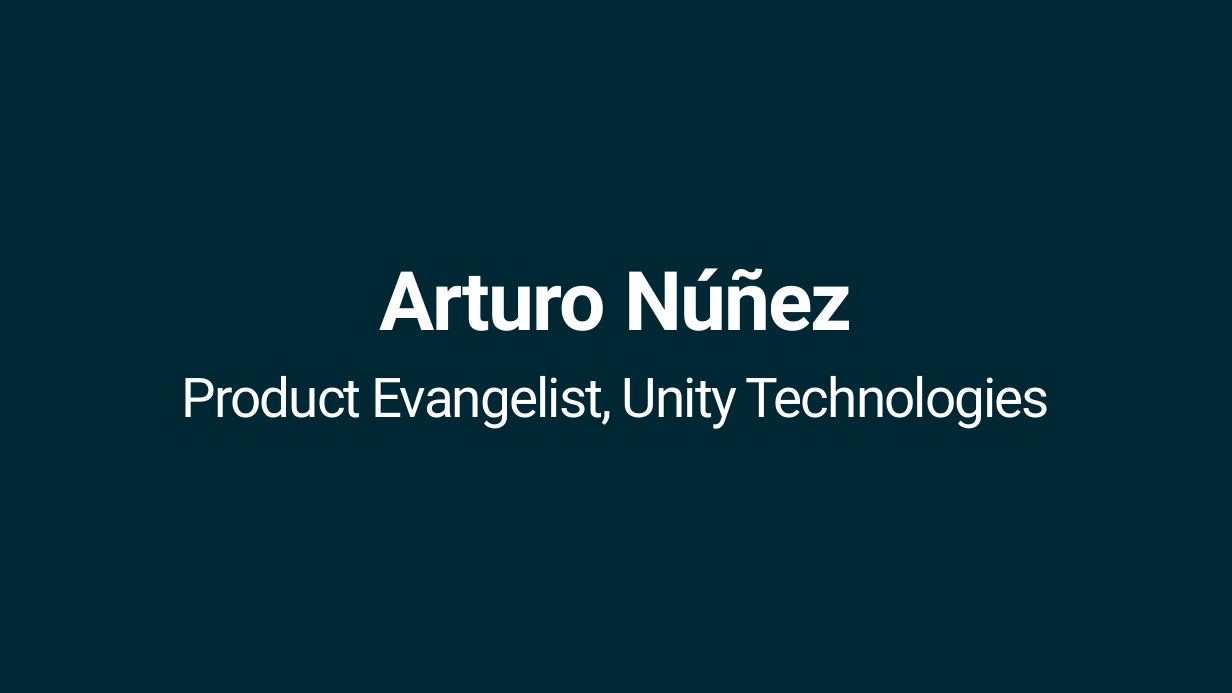
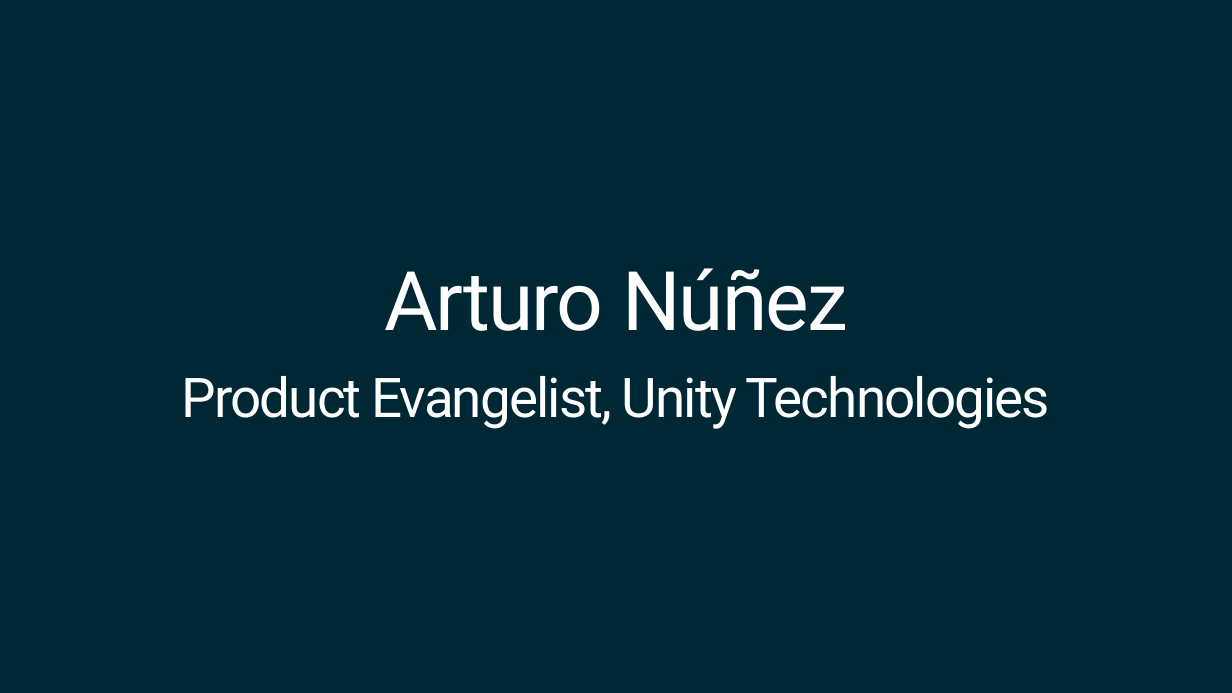
Before and after one commit to ArturoNereu/Unity2DAnimation, a slide deck: slide 3 of Presentations/Future2DAnim_Tokyo.pptx. Drawn at 1232x693 pixels with LibreOffice and Linux fonts; fonts in the diff are those of the drawing; background and template pictures are left out. Boxes give left, top, right and bottom in pixels: in the first picture for what was removed or moved away, otherwise in the second. Text is boxed around its words. In the diff, an @@ line names an element or a change of style, - is before the commit and + after.

Commit message:
Updated PPT Draft 0.1

```diff
--- a/Presentations/Future2DAnim_Tokyo.pptx
+++ b/Presentations/Future2DAnim_Tokyo.pptx
@@ title "Arturo Núñez Product Evangelist, Unity ..." at <box>182,268,1050,429</box>: bold off in "Arturo Núñez" @@
```
Also in this commit, not shown: 1 other slide changed, 6 slides added, 5 slides removed.
